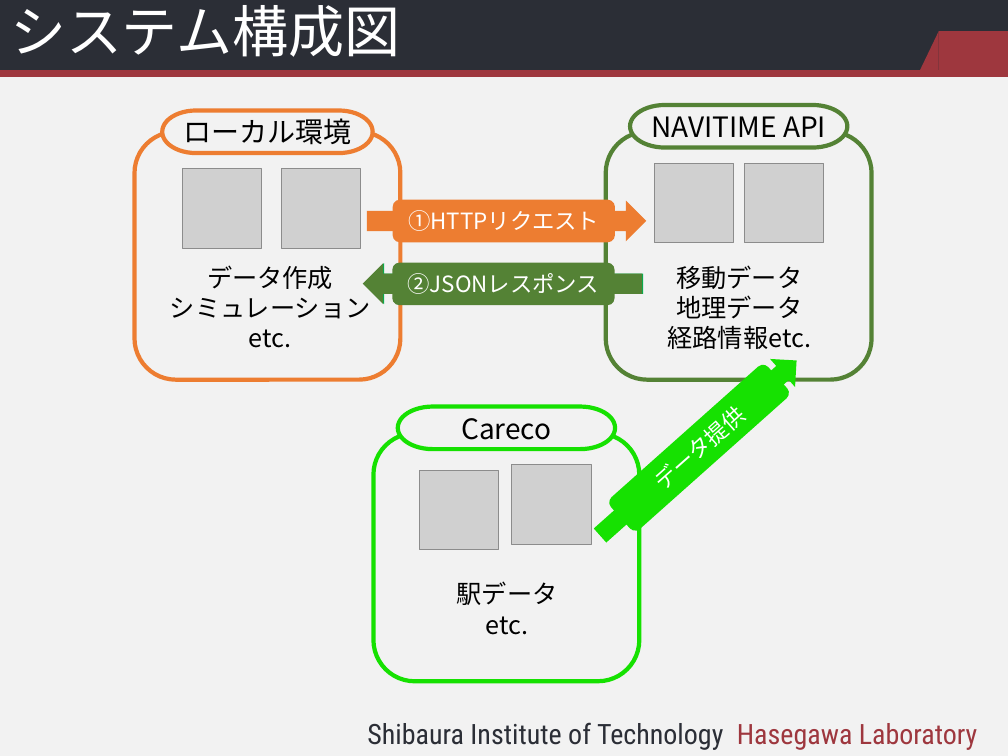
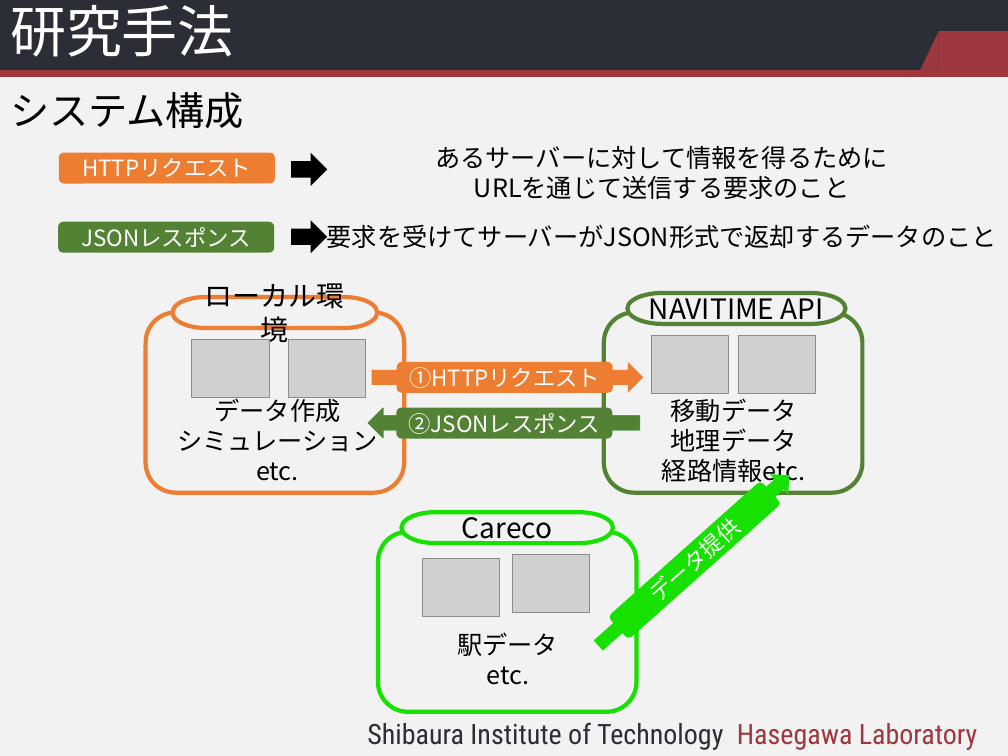
Before and after one commit to kotaro912214/research, a slide deck: slide 7 of 中間発表/BQ16048_中間発表_関_パワポ3.pptx. Drawn at 1008x756 pixels with LibreOffice and Linux fonts; fonts in the diff are those of the drawing; grey boxes stand for pictures; background and template pictures are left out. Boxes give left, top, right and bottom in pixels: in the first picture for what was removed or moved away, otherwise in the second. Text is boxed around its words. In the diff, an @@ line names an element or a change of style, - is before the commit and + after.

```diff
--- a/中間発表/BQ16048_中間発表_関_パワポ3.pptx
+++ b/中間発表/BQ16048_中間発表_関_パワポ3.pptx
@@ title at [10, 5, 234, 57]: text changed @@
-システム構成図
+研究手法
@@ text added at [10, 92, 244, 128], 28 pt, text #000000 @@
+システム構成
@@ text added at [435, 145, 888, 199], 18 pt, text #000000 @@
+あるサーバーに対して情報を得るために
+URLを通じて送信する要求のこと
@@ rounded rectangle added at [58, 152, 274, 183], fill #ED7D31, 16 pt, text #FFFFFF @@
+HTTPリクエスト
@@ right arrow added at [291, 153, 328, 186], fill #000000 @@
@@ rounded rectangle added at [58, 222, 274, 253], fill #548235, 16 pt, text #FFFFFF @@
+JSONレスポンス
@@ right arrow added at [291, 221, 328, 254], fill #000000 @@
@@ text added at [327, 224, 997, 248], 18 pt, text #000000 @@
+要求を受けてサーバーがJSON形式で返却するデータのこと
@@ pill shape "ローカル環境": place and size @@
-pill shape "ローカル環境" at [162, 111, 373, 153]
+pill shape "ローカル環境" at [172, 297, 377, 329]
@@ pill shape "NAVITIME API": place and size @@
-pill shape "NAVITIME API" at [630, 105, 848, 147]
+pill shape "NAVITIME API" at [627, 293, 845, 325]
@@ rounded rectangle: place and size @@
-rounded rectangle at [134, 132, 400, 380]
+rounded rectangle at [145, 312, 403, 493]
@@ rounded rectangle: place and size @@
-rounded rectangle at [606, 132, 872, 380]
+rounded rectangle at [604, 312, 862, 493]
@@ picture: place and size @@
-picture at [182, 169, 262, 249]
+picture at [192, 340, 269, 397]
@@ picture: place and size @@
-picture at [281, 169, 361, 249]
+picture at [288, 340, 366, 397]
@@ picture: place and size @@
-picture at [654, 163, 734, 243]
+picture at [651, 336, 729, 393]
@@ picture: place and size @@
-picture at [744, 163, 824, 243]
+picture at [739, 336, 816, 393]
@@ right arrow: place and size @@
-right arrow at [368, 203, 646, 240]
+right arrow at [372, 364, 642, 391]
@@ rounded rectangle "①HTTPリクエスト": place and size @@
-rounded rectangle "①HTTPリクエスト" at [393, 200, 615, 242]
+rounded rectangle "①HTTPリクエスト" at [397, 362, 613, 393]
@@ text "データ作成" rewrapped from [170, 265, 371, 348] to [177, 394, 378, 481] @@
@@ right arrow: place and size @@
-right arrow at [365, 265, 643, 302]
+right arrow at [369, 409, 639, 436]
@@ right arrow: place and size @@
-right arrow at [364, 265, 642, 302]
+right arrow at [369, 409, 639, 436]
@@ rounded rectangle "②JSONレスポンス": place and size @@
-rounded rectangle "②JSONレスポンス" at [392, 263, 614, 305]
+rounded rectangle "②JSONレスポンス" at [396, 407, 612, 438]
@@ text "移動データ" rewrapped from [668, 265, 811, 349] to [662, 398, 805, 486] @@
@@ picture removed at [419, 471, 499, 550] @@
@@ right arrow: place and size @@
-right arrow at [587, 347, 809, 549]
+right arrow at [589, 465, 798, 655]
@@ rounded rectangle "データ提供": place and size @@
-rounded rectangle "データ提供" at [606, 362, 792, 533]
+rounded rectangle "データ提供" at [608, 480, 782, 640]
@@ rounded rectangle: place and size @@
-rounded rectangle at [374, 433, 640, 681]
+rounded rectangle at [378, 531, 636, 712]
@@ pill shape "Careco": place and size @@
-pill shape "Careco" at [398, 406, 616, 449]
+pill shape "Careco" at [401, 512, 613, 543]
@@ picture added at [422, 558, 500, 616] @@
@@ picture: place and size @@
-picture at [512, 465, 592, 544]
+picture at [513, 554, 591, 612]
@@ text "駅データ": place and size @@
-text "駅データ" at [457, 581, 558, 635]
+text "駅データ" at [457, 632, 558, 685]
```
Also in this commit, not shown: 8 other slides changed, 3 slides added, 2 slides removed, 14 other files.
